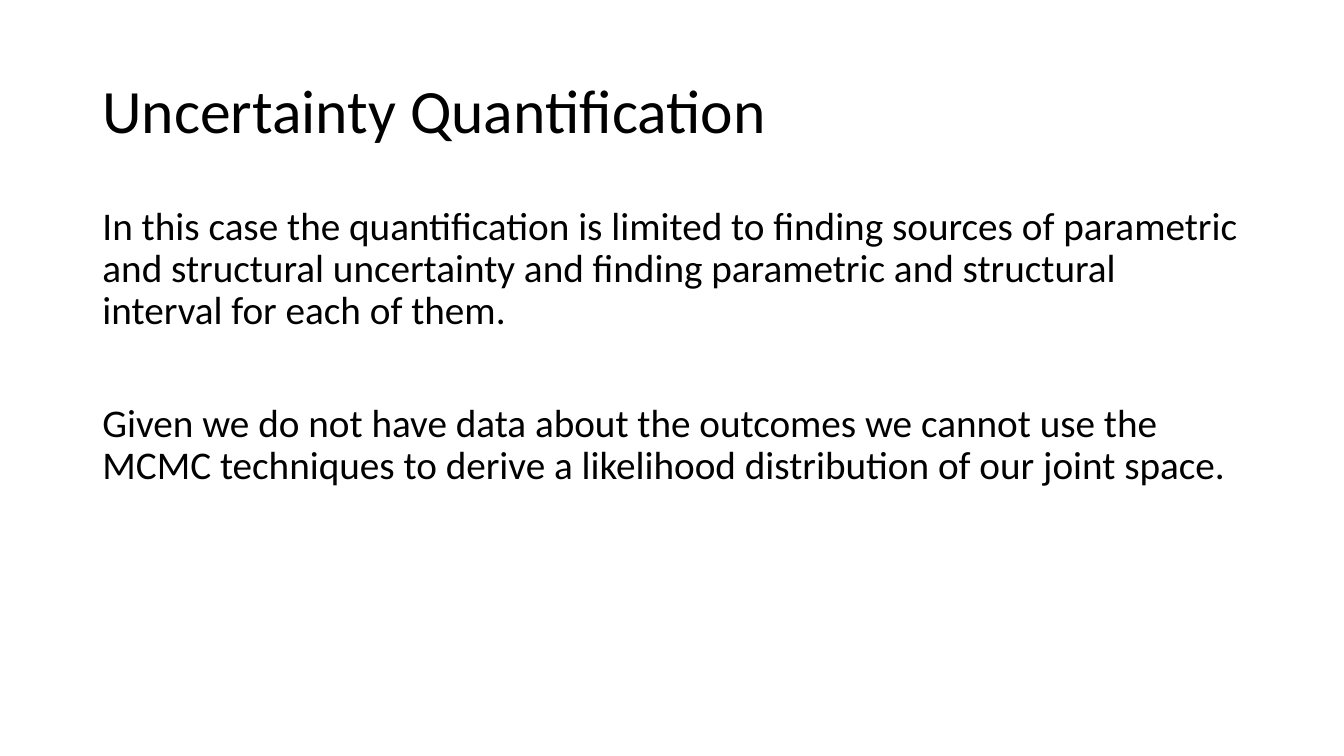
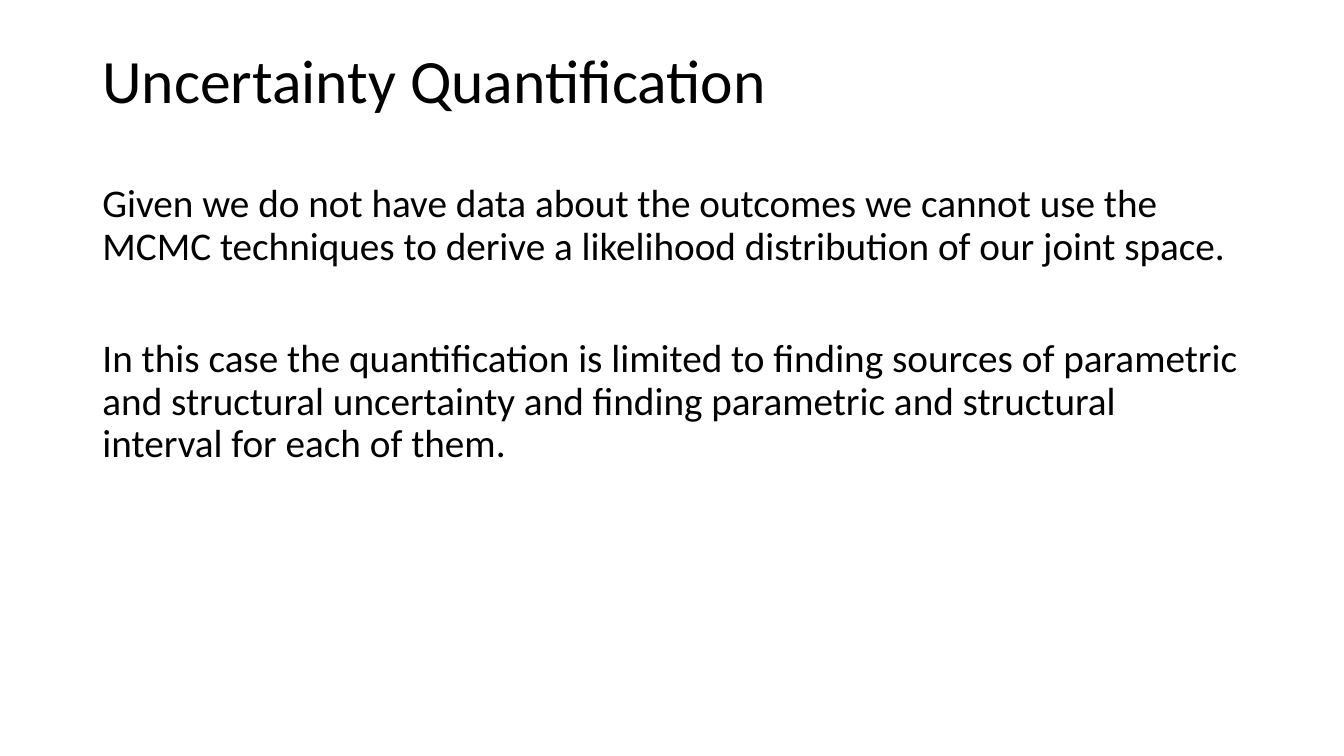
Before and after one commit to Nesp/sdm_exercise, a slide deck: slide 8 of presentation/presentation.pptx (slide 7 before the commit). Drawn at 1344x756 pixels with LibreOffice and Linux fonts; fonts in the diff are those of the drawing. Boxes give left, top, right and bottom in pixels: in the first picture for what was removed or moved away, otherwise in the second. Text is boxed around its words. In the diff, an @@ line names an element or a change of style, - is before the commit and + after.

```diff
--- a/presentation/presentation.pptx
+++ b/presentation/presentation.pptx
@@ title "Uncertainty Quantification": place and size @@
-title "Uncertainty Quantification" at (102,90,766,143)
+title "Uncertainty Quantification" at (102,60,766,113)
@@ text "Given we do not have ...": place and size @@
-text "Given we do not have ..." at (102,212,1237,486)
+text "Given we do not have ..." at (102,189,1237,458)
@@ text at (102,189,1225,267): paragraph added @@
+Given we do not have data about the outcomes we cannot use the MCMC techniques to derive a likelihood distribution of our joint space.
@@ text at (102,409,1225,486): paragraph removed @@
-Given we do not have data about the outcomes we cannot use the MCMC techniques to derive a likelihood distribution of our joint space.
```
Also in this commit, not shown: 9 other slides changed, 4 slides added, 3 slides removed.
